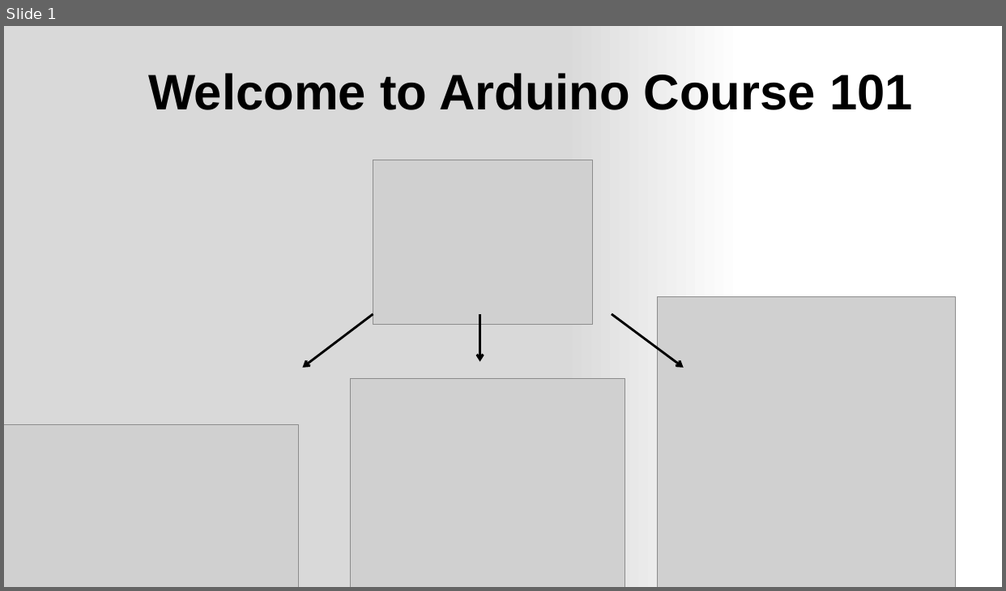
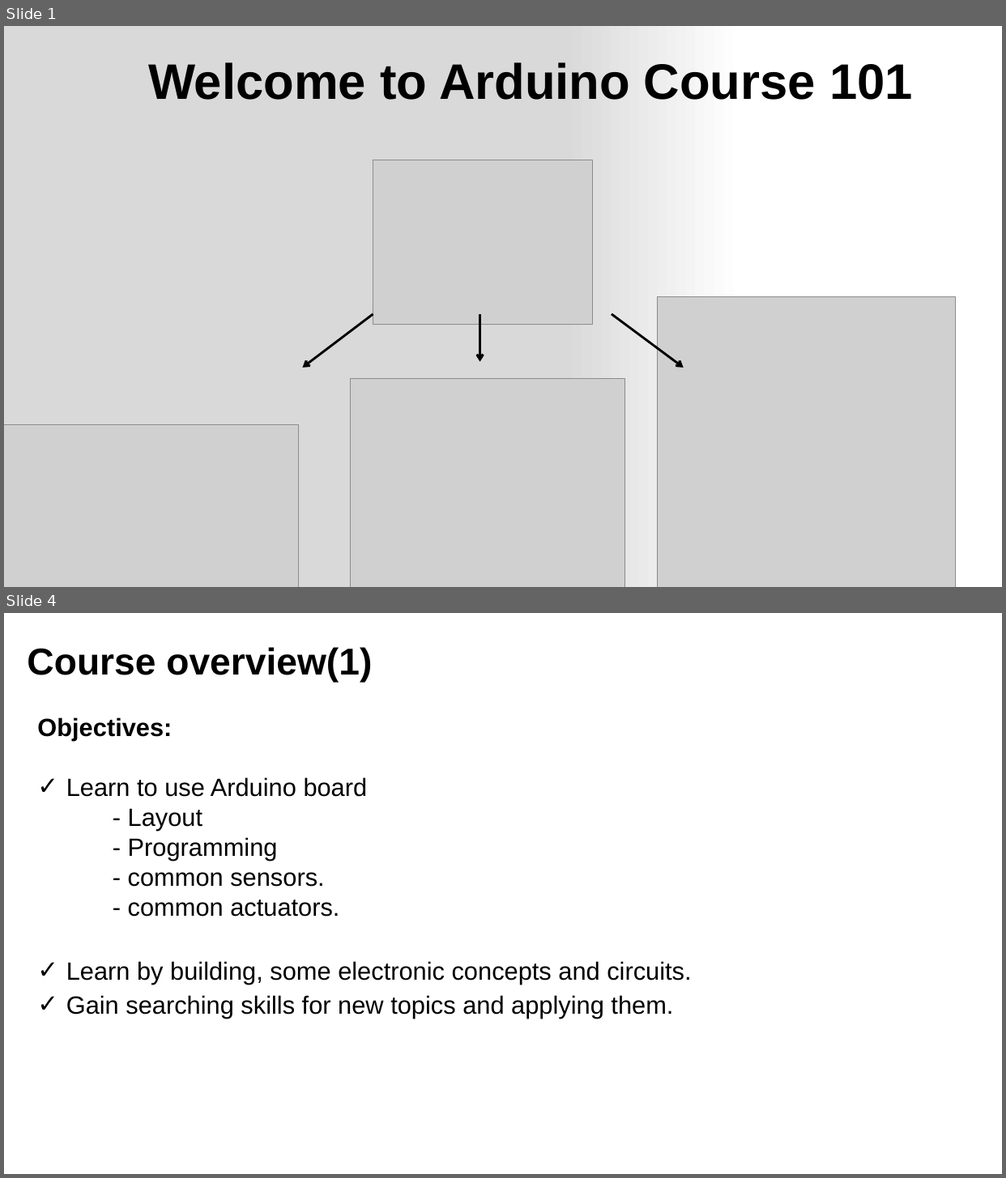
Before and after one commit to ShreimHossein/ArduinoCourse, a slide deck: course.pptx. Shown one above the other, each under a label of ours: slide 1 before the commit, slides 1 and 4 after it; the slides between them are not shown. The pictures are 1006x591 and 1006x1178 pixels, drawn with LibreOffice and Linux fonts; fonts in the diff are those of the drawing; grey boxes stand for pictures. Boxes give left, top, right and bottom in pixels: in the first picture for what was removed or moved away, otherwise in the second. Text is boxed around its words. In the diff, an @@ line names an element or a change of style, - is before the commit and + after.

```diff
--- a/course.pptx
+++ b/course.pptx
@@ slide 4 added at (4,613,1002,1174), background #FFFFFF @@
@@ title added at (27,647,372,683), 36 pt, text #000000, bold @@
+Course overview(1)
@@ text added at (37,717,691,1019), 24 pt, text #000000 @@
+Objectives:
+✓ Learn to use Arduino board
+- Layout
+- Programming
+- common sensors.
+- common actuators.
+✓ Learn by building, some electronic concepts and circuits.
+✓ Gain searching skills for new topics and applying them.
@@ slide 1 changed as well @@
@@ text "Welcome to Arduino Course 101": place and size @@
-text "Welcome to Arduino Course 101" at (148,73,913,110)
+text "Welcome to Arduino Course 101" at (148,62,913,100)
```
Also in this commit, not shown: 1 other slide changed, 5 other slides added, 2 slides removed.
